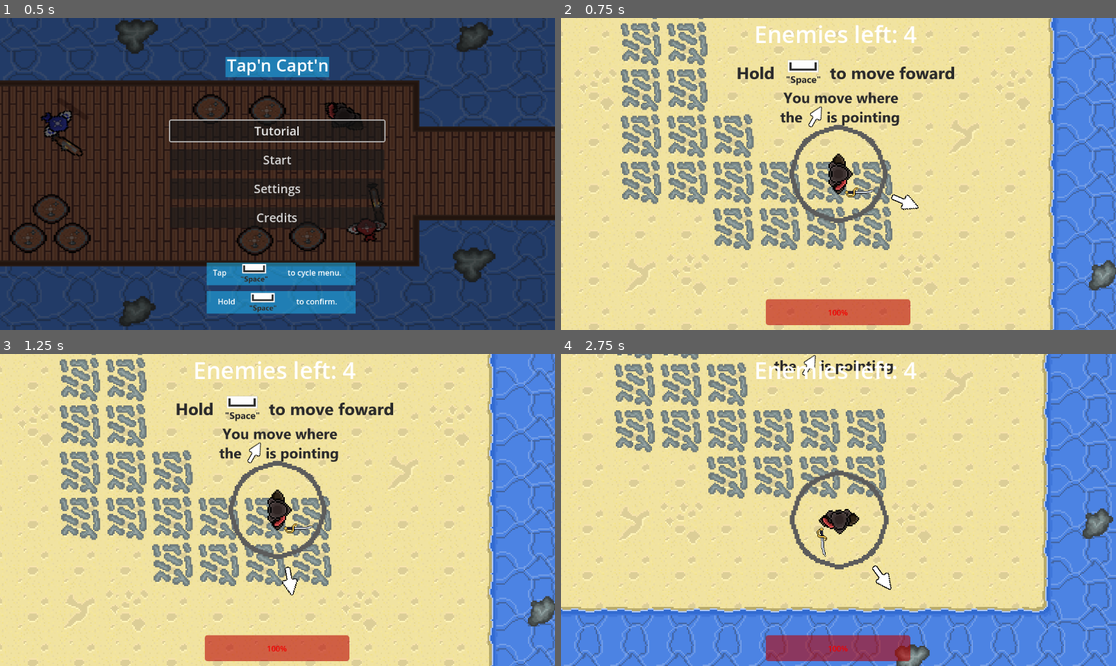
Above: before the commit, frames 1-4 (two rows, left to right).
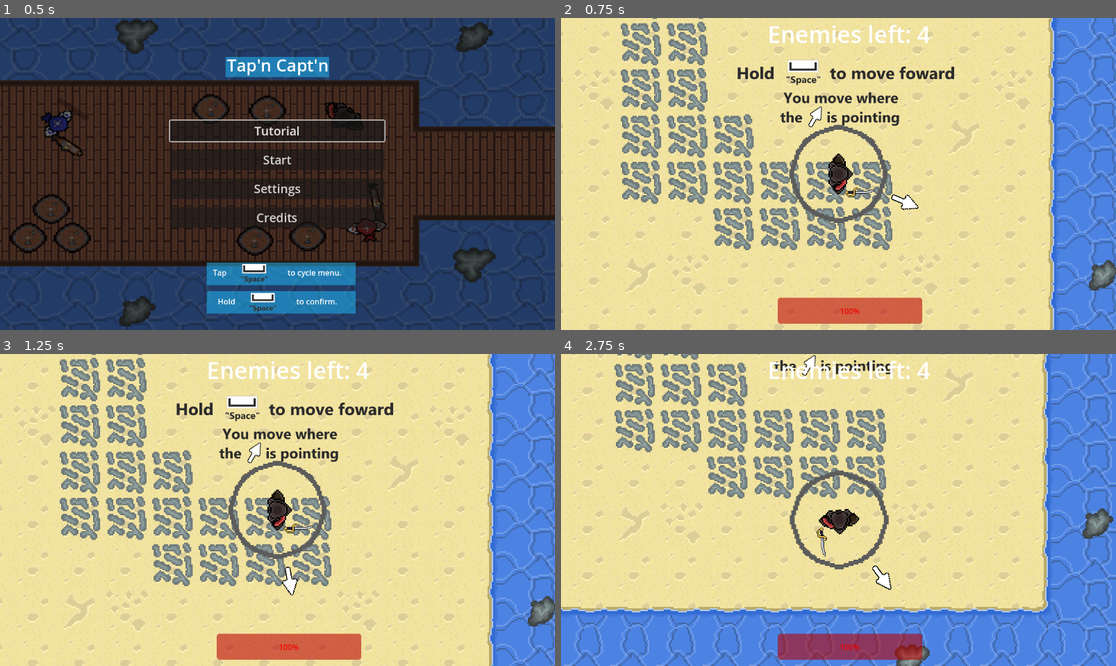
Above: after the commit, the same moments.

Repository: Maccy-0/1-Tap-Adventure
Game: Godot game, scene res://Scenes/MainMenuScene.tscn
Same seed, same stepped clock (60 frames per second), same inputs: the game is played once before the commit and once after it.
Inputs (mouse positions are in pixels of both pictures, inside the frame that each line leads up to):
- Up to frame 1 (0.5 s): no input
- Up to frame 2 (0.75 s): click "Tutorial" at 0.5 s
- Up to frame 3 (1.25 s): no input
- Up to frame 4 (2.75 s): tap Enter (ui_accept) at 1.25, 1.52, 2.27 s; move the mouse to (960, 494) at 1.27 s; hold Space (action) 1.28-2.03 s; click (960, 494) at 1.42 s; move the mouse to (727, 525) at 2.02 s; tap Space (action) at 2.1 s; click (727, 525) at 2.17 s

Frame 1 is identical in both runs. In frame 2, 1.4% of the frame differs, in the area x 35-67%, y 2-99%; in frame 3, 1.4%; in frame 4, 1.5%.

Commit message:
Fixed health bar position

Diff:
--- a/TutorialScene.tscn
+++ b/TutorialScene.tscn
@@ -121,14 +121,14 @@
 
 [node name="Enemy Counter" type="Label" parent="CanvasLayer"]
 anchors_preset = -1
-anchor_left = 0.55200005
-anchor_top = -0.002
-anchor_right = 0.55200005
-anchor_bottom = -0.002
-offset_left = -261.90405
-offset_top = 1.296
-offset_right = 131.09595
-offset_bottom = 68.296
+anchor_left = 0.518
+anchor_top = 0.025
+anchor_right = 0.518
+anchor_bottom = 0.025
+offset_left = -194.73602
+offset_top = -16.2
+offset_right = 198.26398
+offset_bottom = 50.8
 theme_override_font_sizes/font_size = 48
 text = "Enemies left: 999"
 horizontal_alignment = 1
@@ -148,10 +148,15 @@
 
 [node name="ProgressBar" type="ProgressBar" parent="CanvasLayer"]
 modulate = Color(1, 0, 0, 1)
-offset_left = 425.0
-offset_top = 584.0
-offset_right = 725.0
-offset_bottom = 638.0
+anchors_preset = -1
+anchor_left = 0.518
+anchor_top = 1.0
+anchor_right = 0.518
+anchor_bottom = 1.0
+offset_left = -146.73602
+offset_top = -67.0
+offset_right = 153.26398
+offset_bottom = -13.0
 
 [node name="Tutorial Prompts" type="Node2D" parent="."]
 position = Vector2(673, 95)
Not shown, added: Builds/Build3/1-Tap-Adventure.apple-touch-icon.png.import
Not shown, added: Builds/Build3/1-Tap-Adventure.icon.png.import
Not shown, added: Builds/Build3/1-Tap-Adventure.png.import
Not shown, changed: export_presets.cfg
Not shown, added: Builds/Build3/1-Tap-Adventure.apple-touch-icon.png
Not shown, added: Builds/Build3/1-Tap-Adventure.audio.position.worklet.js
Not shown, added: Builds/Build3/1-Tap-Adventure.audio.worklet.js
Not shown, added: Builds/Build3/1-Tap-Adventure.icon.png
Not shown, added: Builds/Build3/1-Tap-Adventure.js
Not shown, added: Builds/Build3/1-Tap-Adventure.pck
Not shown, added: Builds/Build3/1-Tap-Adventure.png
Not shown, added: Builds/Build3/1-Tap-Adventure.wasm
(and 2 more such lines)
